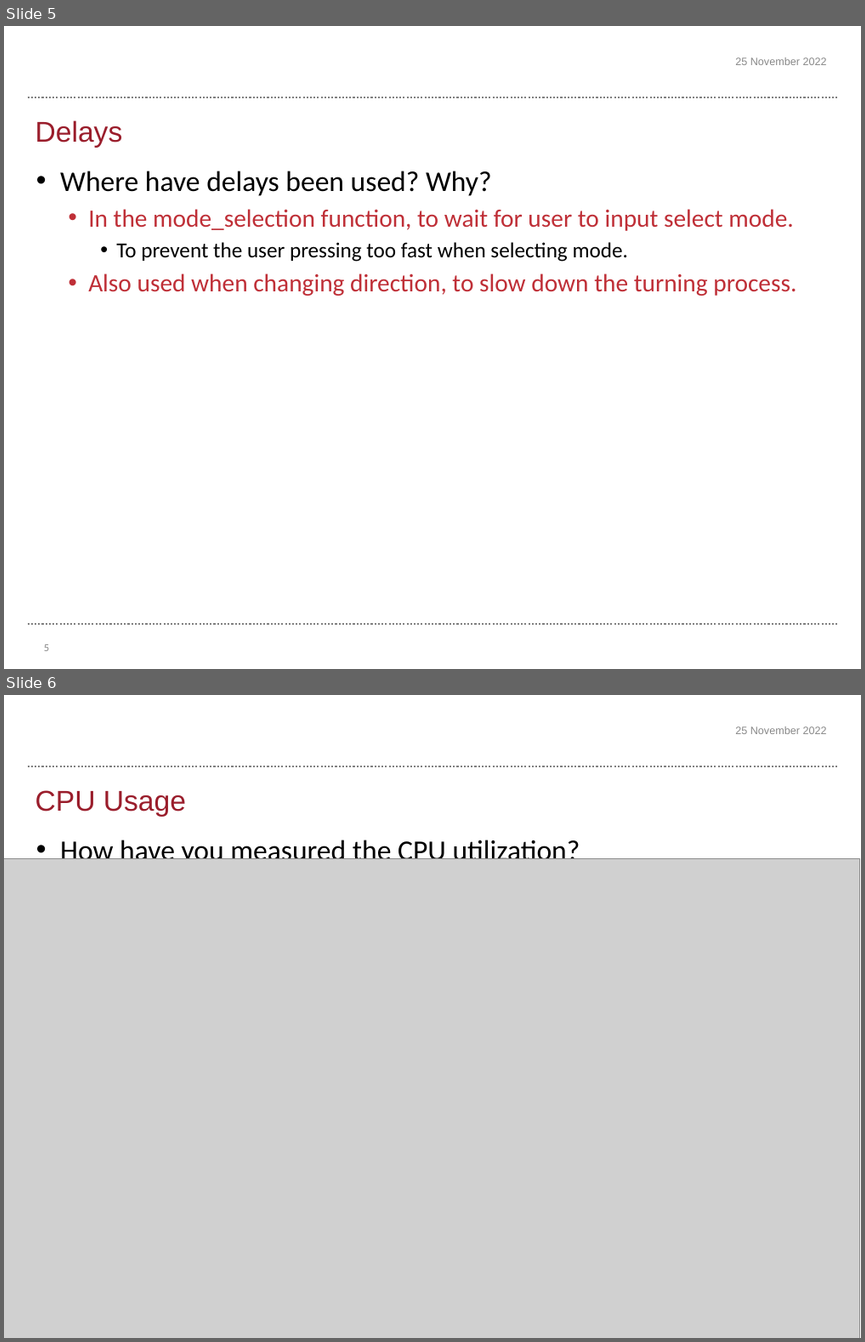
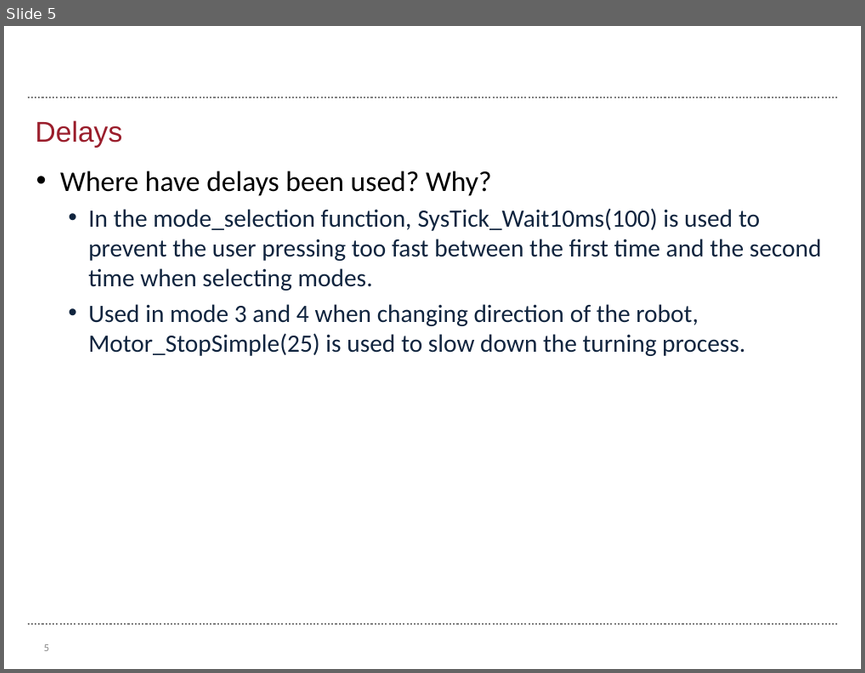
Before and after one commit to harryrrah0706/ERTS-Part-2-Task1-Final, a slide deck: Template final assessment - Task 1.pptx. Shown one above the other, each under a label of ours: slides 5 and 6 before the commit, slide 5 after it. The pictures are 865x1342 and 865x673 pixels, drawn with LibreOffice and Linux fonts; fonts in the diff are those of the drawing; grey boxes stand for pictures; background and template pictures are left out. Boxes give left, top, right and bottom in pixels: in the first picture for what was removed or moved away, otherwise in the second. Text is boxed around its words. In the diff, an @@ line names an element or a change of style, - is before the commit and + after.

```diff
--- a/Template final assessment - Task 1.pptx
+++ b/Template final assessment - Task 1.pptx
@@ slide 6 removed at (4,695,861,1338), background #FFFFFF; not listed: 1 template element that a slide beside it also shows @@
@@ text removed at (735,726,827,734) @@
-25 November 2022
@@ title removed at (35,790,186,817) @@
-CPU Usage
@@ text removed at (60,839,580,867) @@
-• How have you measured the CPU utilization?
@@ picture removed at (4,859,860,1338) @@
@@ slide 5 changed as well @@
@@ text removed at (735,57,827,65) @@
-25 November 2022
@@ text at (88,208,822,356): text changed; text colour #BF2F37 to #0F243E @@
-  • In the mode_selection function, to wait for user to input select mode.
-    • To prevent the user pressing too fast when selecting mode.
-  • Also used when changing direction, to slow down the turning process.
+  • In the mode_selection function, SysTick_Wait10ms(100) is used to prevent the user pressing too fast between the first time and the second time when selecting modes.
+  • Used in mode 3 and 4 when changing direction of the robot, Motor_StopSimple(25) is used to slow down the turning process.
```
Also in this commit, not shown: 3 other slides changed, 3 slides added, 2 other slides removed, 1 other file.
